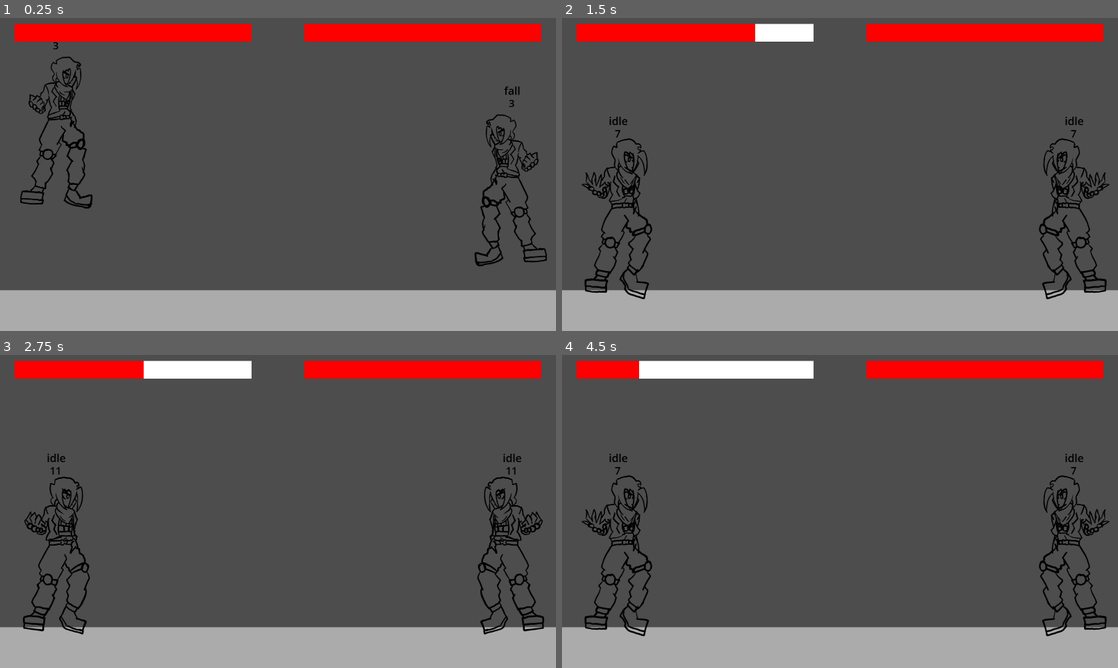
Above: before the commit, frames 1-4 (two rows, left to right).
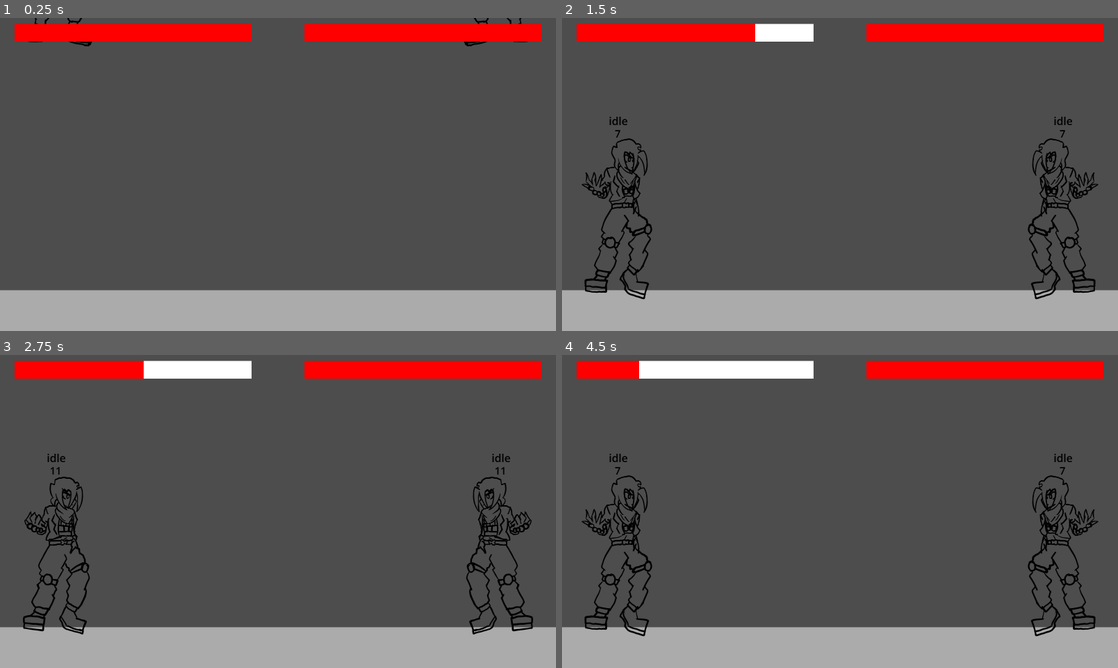
Above: after the commit, the same moments.

Repository: Patotatoman27/waifusVsVoids
Game: Godot game, scene res://Scenes/mainTestStage.tscn
Same seed, same stepped clock (60 frames per second), same inputs: the game is played once before the commit and once after it. The engine's default icon, where the game draws it, is replaced by a stand-in: a white triangle on a blue panel in a dark square.
Inputs:
- Up to frame 1 (0.25 s): no input
- Up to frame 2 (1.5 s): hold B 0.53-1.28 s; tap B at 1.35 s
- Up to frame 3 (2.75 s): hold B from 2.03 s (still down)
- Up to frame 4 (4.5 s): release B at 2.78 s; tap B at 2.85, 4.35 s; hold B 3.53-4.28 s

The runs differ from the first frame. In frame 1, 2.4% of the frame differs, in the area x 3-99%, y 0-80%; in frame 2, 2.2%; in frame 3, 2.1%; in frame 4, 2.2%.

Commit message:
P: Characters Instance Spawner

Diff:
--- a/Scenes/mainTestStage.tscn
+++ b/Scenes/mainTestStage.tscn
@@ -1,8 +1,8 @@
 [gd_scene load_steps=8 format=3 uid="uid://cqe2ttqny5guu"]
 
+[ext_resource type="Script" uid="uid://tre0ie78v071" path="res://Scripts/universal.gd" id="1_dcfvu"]
 [ext_resource type="Texture2D" uid="uid://co351xg8mpp7i" path="res://icon.svg" id="1_rixb3"]
 [ext_resource type="Script" uid="uid://cxa4tig81l10j" path="res://Scripts/players.gd" id="2_32nq4"]
-[ext_resource type="PackedScene" uid="uid://cofy0cjary8ls" path="res://Scenes/Neumann.tscn" id="2_h2cow"]
 [ext_resource type="StyleBox" uid="uid://d111n51vqq7fa" path="res://Styles/P1HealthBar.tres" id="5_g7o71"]
 
 [sub_resource type="WorldBoundaryShape2D" id="WorldBoundaryShape2D_464m7"]
@@ -14,6 +14,9 @@
 bg_color = Color(0.6, 0.6, 0.6, 0)
 
 [node name="MainTestStage" type="Node"]
+
+[node name="Universal" type="Node" parent="."]
+script = ExtResource("1_dcfvu")
 
 [node name="BG" type="Node2D" parent="."]
 visible = false
@@ -111,9 +114,13 @@
 [node name="Sprite2D" type="Sprite2D" parent="Floor"]
 
 [node name="ColorRect" type="ColorRect" parent="Floor"]
-offset_left = -2495.0
-offset_right = 6291.0
+anchors_preset = 5
+anchor_left = 0.5
+anchor_right = 0.5
+offset_left = -4393.0
+offset_right = 4393.0
 offset_bottom = 1080.0
+grow_horizontal = 2
 color = Color(0.67069, 0.67069, 0.67069, 1)
 
 [node name="StaticBody2D" type="StaticBody2D" parent="Floor"]
@@ -124,16 +131,6 @@
 
 [node name="Players" type="Node2D" parent="."]
 script = ExtResource("2_32nq4")
-
-[node name="Camera2D" type="Camera2D" parent="Players"]
-position = Vector2(960, 381)
-zoom = Vector2(0.8, 0.8)
-
-[node name="Player1" parent="Players" instance=ExtResource("2_h2cow")]
-isplayerOne = true
-
-[node name="Player2" parent="Players" instance=ExtResource("2_h2cow")]
-position = Vector2(1968, 249)
 
 [node name="CanvasLayer" type="CanvasLayer" parent="."]
 
@@ -191,5 +188,9 @@
 wait_time = 1.5
 one_shot = true
 
+[node name="Camera2D" type="Camera2D" parent="."]
+position = Vector2(0, 381)
+zoom = Vector2(0.8, 0.8)
+
 [connection signal="timeout" from="CanvasLayer/P1HittedBar/P1HittedDelay" to="Players" method="_on_p_1_hitted_delay_timeout"]
 [connection signal="timeout" from="CanvasLayer/P2HittedBar/P2HittedDelay" to="Players" method="_on_p_2_hitted_delay_timeout"]
--- a/Scripts/TestStateMachinePlayer.gd
+++ b/Scripts/TestStateMachinePlayer.gd
@@ -124,7 +124,8 @@
 			if not is_on_floor():
 				move = Moveset.nulo;
 				state = States.fall;
-			if direction == 0:
+			if abs(velocity.x) < 50:
+				print(str(myChar) + str(velocity.x));
 				move = Moveset.nulo;
 				state = States.idle;
 			JumpLogic(false);
--- a/Scripts/players.gd
+++ b/Scripts/players.gd
@@ -20,8 +20,6 @@
 # Called when the node enters the scene tree for the first time.
 func _ready() -> void:
 	fillHealthBar(0, 200);
-	player2.isFlipped = true;
-
 
 
 # Called every frame. 'delta' is the elapsed time since the previous frame.
--- /dev/null
+++ b/Scripts/universal.gd
@@ -0,0 +1,34 @@
+extends Node
+
+@onready var player1: CharacterBody2D
+@onready var player2: CharacterBody2D
+
+func _ready():
+	SetCharacters();
+
+func SetCharacters():
+	var escenaP1 = preload("res://Scenes/Neumann.tscn")
+	var escenaP2 = preload("res://Scenes/Neumann.tscn")
+	var instanciaP1 = escenaP1.instantiate()
+	instanciaP1.position = Vector2(-960, -700)
+
+	var nodoPadre = get_node("../Players")
+	if nodoPadre:
+		nodoPadre.add_child(instanciaP1)
+		instanciaP1.name = "Player1";
+		player1 = $"../Players/Player1"
+		player1.isplayerOne = true;
+
+	else:
+		print("No se encontró el nodo ../Players para P1")
+	#PLAYER2
+	var instanciaP2 = escenaP2.instantiate()
+	instanciaP2.position = Vector2(960, -700)
+
+	if nodoPadre:
+		nodoPadre.add_child(instanciaP2)
+		instanciaP2.name = "Player2";
+		player2 = $"../Players/Player2"
+
+	else:
+		print("No se encontró el nodo ../Players para P2")
Not shown, added: Scripts/universal.gd.uid
